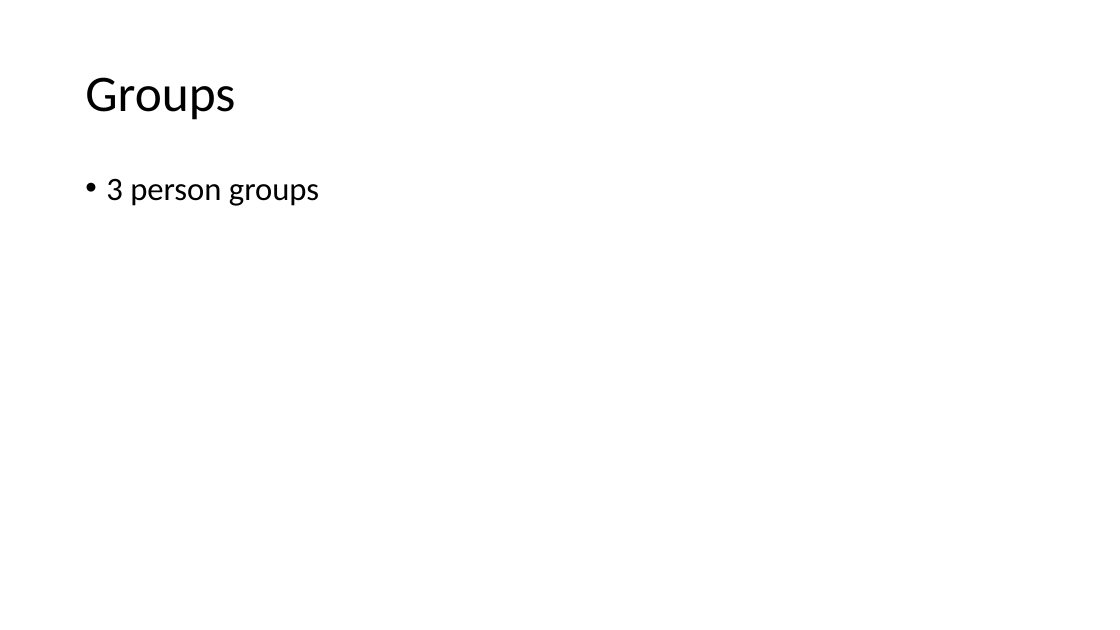
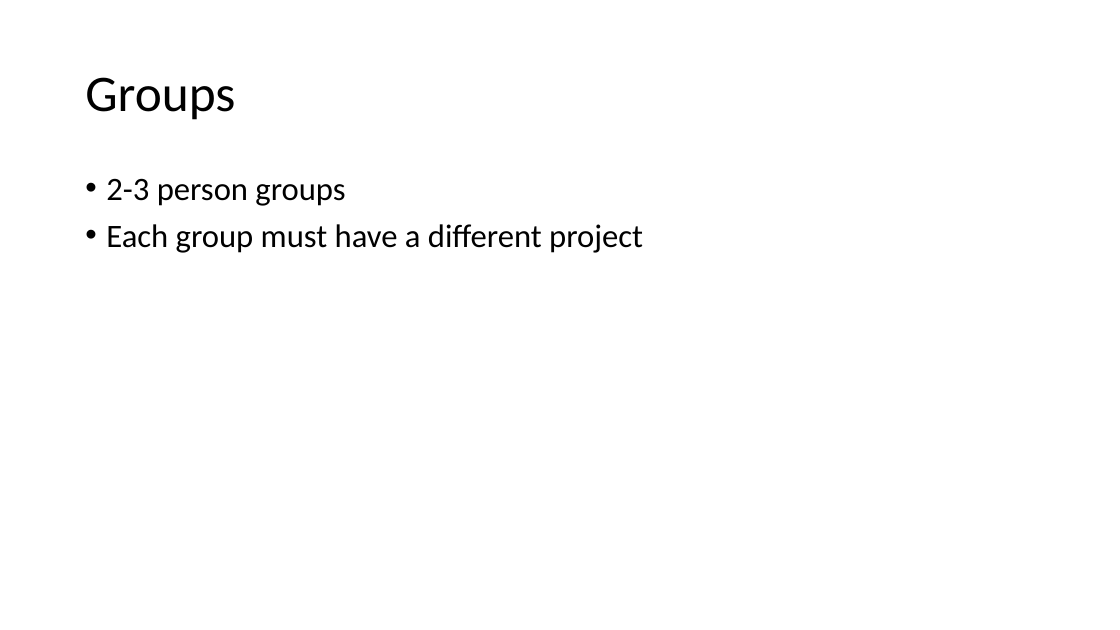
Before and after one commit to jlwgong/hangman, a slide deck: slide 3 of presentations/archive/Engineering III.pptx. Drawn at 1120x630 pixels with LibreOffice and Linux fonts; fonts in the diff are those of the drawing. Boxes give left, top, right and bottom in pixels: in the first picture for what was removed or moved away, otherwise in the second. Text is boxed around its words. In the diff, an @@ line names an element or a change of style, - is before the commit and + after.

```diff
--- a/presentations/archive/Engineering III.pptx
+++ b/presentations/archive/Engineering III.pptx
@@ text at box(106, 178, 643, 253): text changed @@
-• 3 person groups
+• 2-3 person groups
+• Each group must have a different project
```
Also in this commit, not shown: 2 other slides changed, 10 slides added, 1 slide removed, 9 other files.
